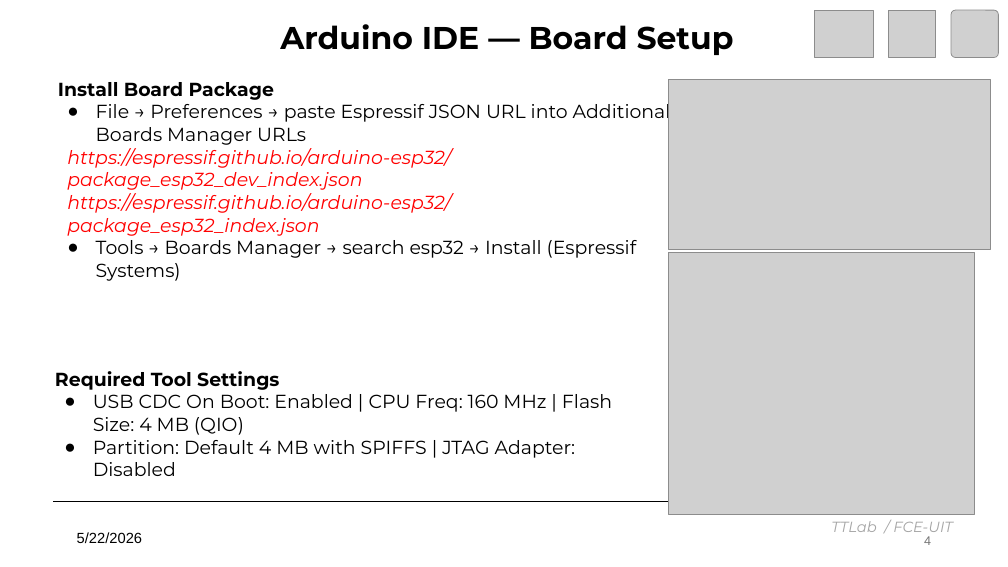
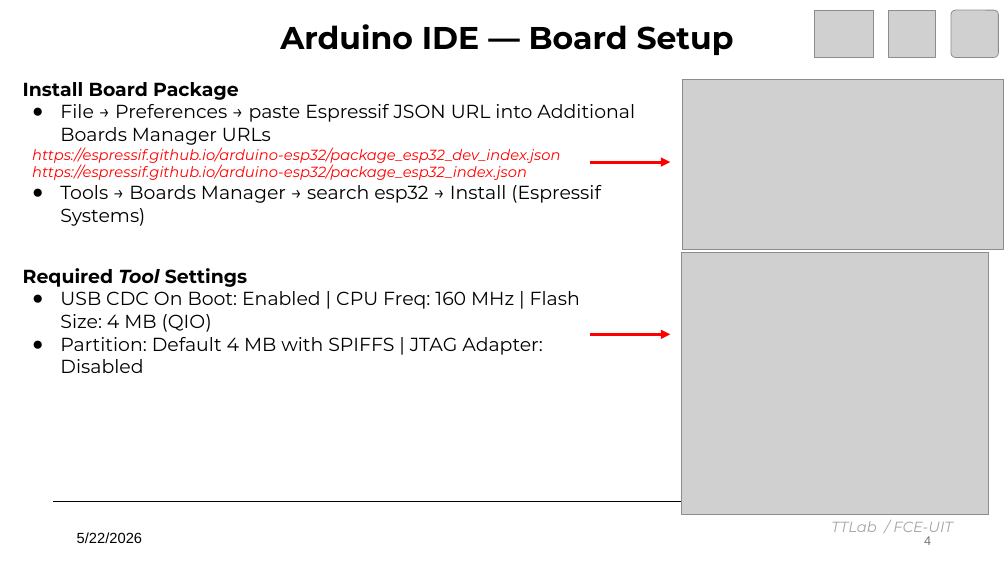
Before and after one commit to TuanPT176/OCP_Antenna_Control, a slide deck: slide 4 of ESP32C3_PE64906_TTLAB.pptx. Drawn at 1008x567 pixels with LibreOffice and Linux fonts; fonts in the diff are those of the drawing; grey boxes stand for pictures. Boxes give left, top, right and bottom in pixels: in the first picture for what was removed or moved away, otherwise in the second. Text is boxed around its words. In the diff, an @@ line names an element or a change of style, - is before the commit and + after.

```diff
--- a/ESP32C3_PE64906_TTLAB.pptx
+++ b/ESP32C3_PE64906_TTLAB.pptx
@@ text "Install Board Package": place and size @@
-text "Install Board Package" at box(58, 82, 671, 281)
+text "Install Board Package" at box(23, 82, 635, 226)
@@ picture: place and size @@
-picture at box(669, 79, 991, 250)
+picture at box(682, 79, 1003, 250)
@@ text at box(32, 147, 560, 180): size 18 to 14 pt in "https://espressif.github.io/arduino-esp32/package_esp32_dev_ ...", "https://espressif.github.io/arduino-esp32/package_esp32_inde ..." @@
@@ arrow added from (590, 162) to (671, 162), #FF0000 3 pt @@
@@ text "Required Tool Settings": place and size @@
-text "Required Tool Settings" at box(55, 371, 612, 476)
+text "Required Tool Settings" at box(23, 268, 580, 373)
@@ text at box(23, 268, 247, 287): italic on in "Tool" @@
@@ picture: place and size @@
-picture at box(668, 253, 975, 514)
+picture at box(682, 253, 989, 514)
@@ arrow added from (590, 334) to (671, 334), #FF0000 3 pt @@
```
Also in this commit, not shown: 6 other slides changed, 2 slides added, 2 other files.
